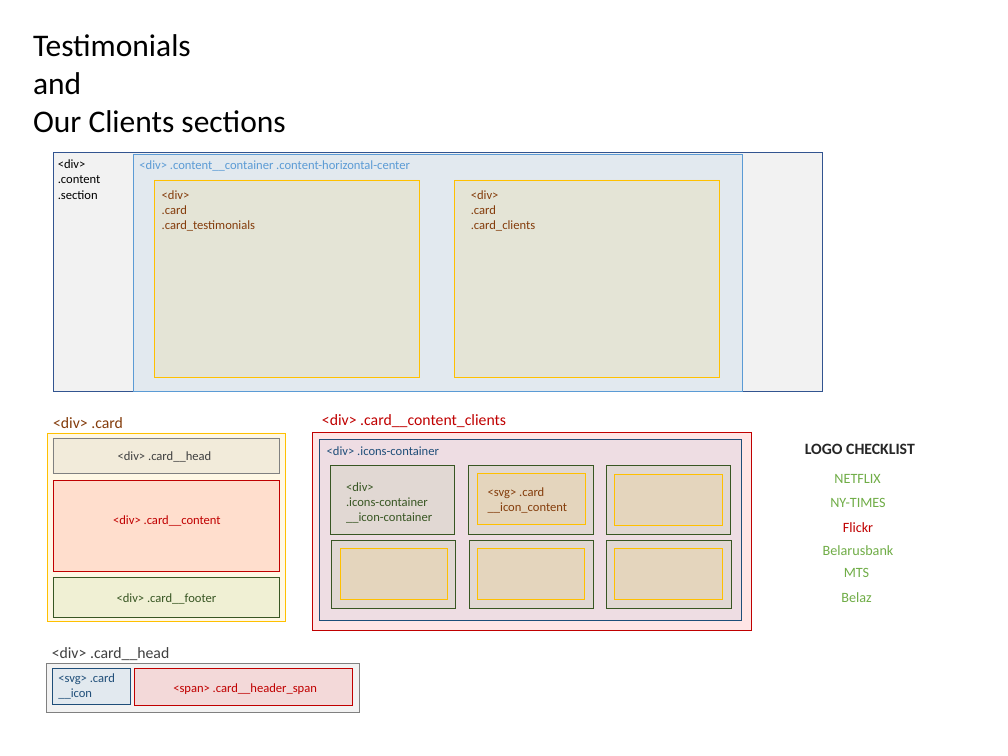
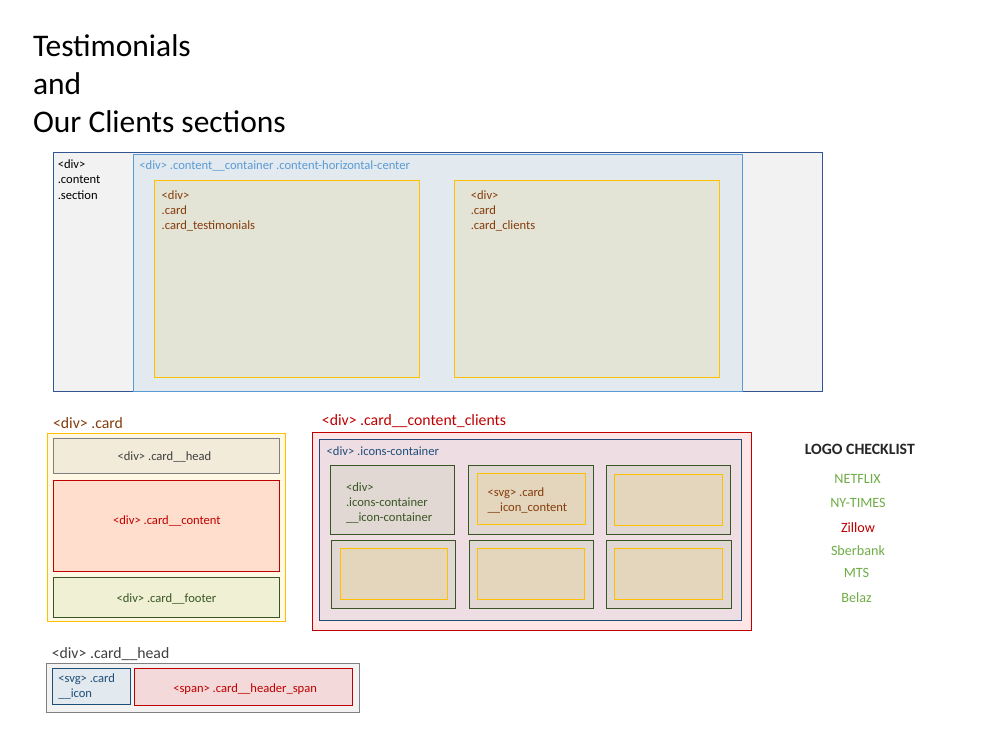
Before and after one commit to taletski/firstpage-vanilla, a slide deck: slide 6 of layout.pptx. Drawn at 1008x756 pixels with LibreOffice and Linux fonts; fonts in the diff are those of the drawing. Boxes give left, top, right and bottom in pixels: in the first picture for what was removed or moved away, otherwise in the second. Text is boxed around its words. In the diff, an @@ line names an element or a change of style, - is before the commit and + after.

```diff
--- a/layout.pptx
+++ b/layout.pptx
@@ text at [841,522,875,532]: text changed @@
-Flickr
+Zillow
@@ text at [831,545,885,555]: text changed @@
-Belarusbank
+Sberbank
```
Also in this commit, not shown: 2 other files.
